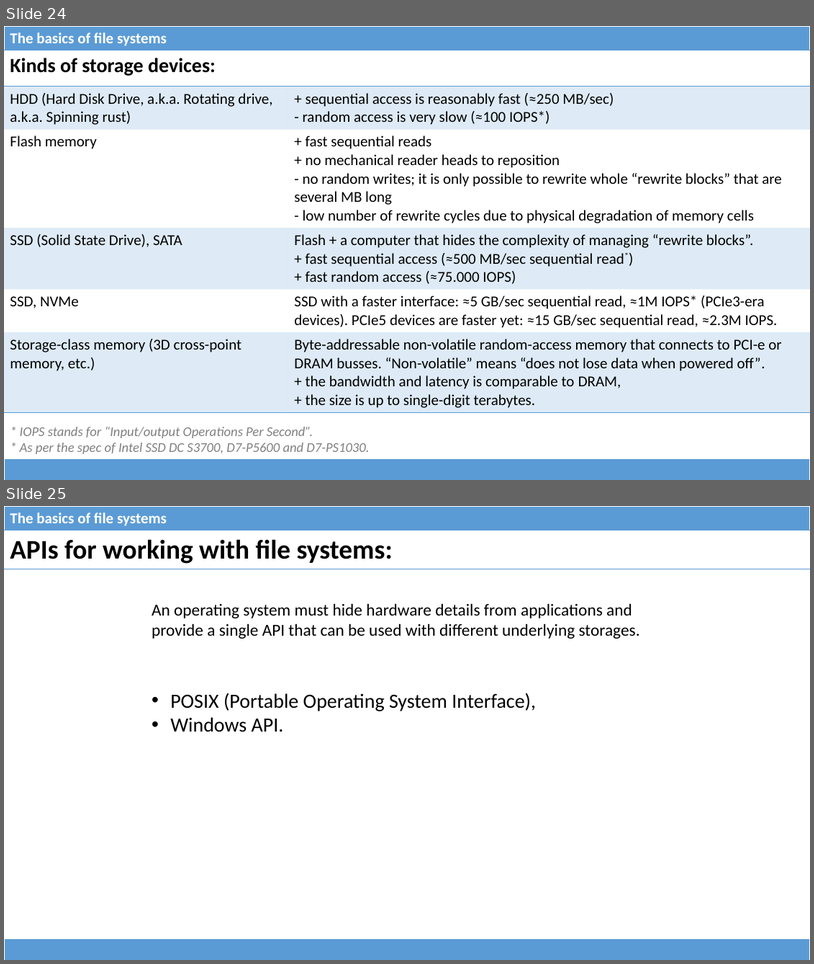
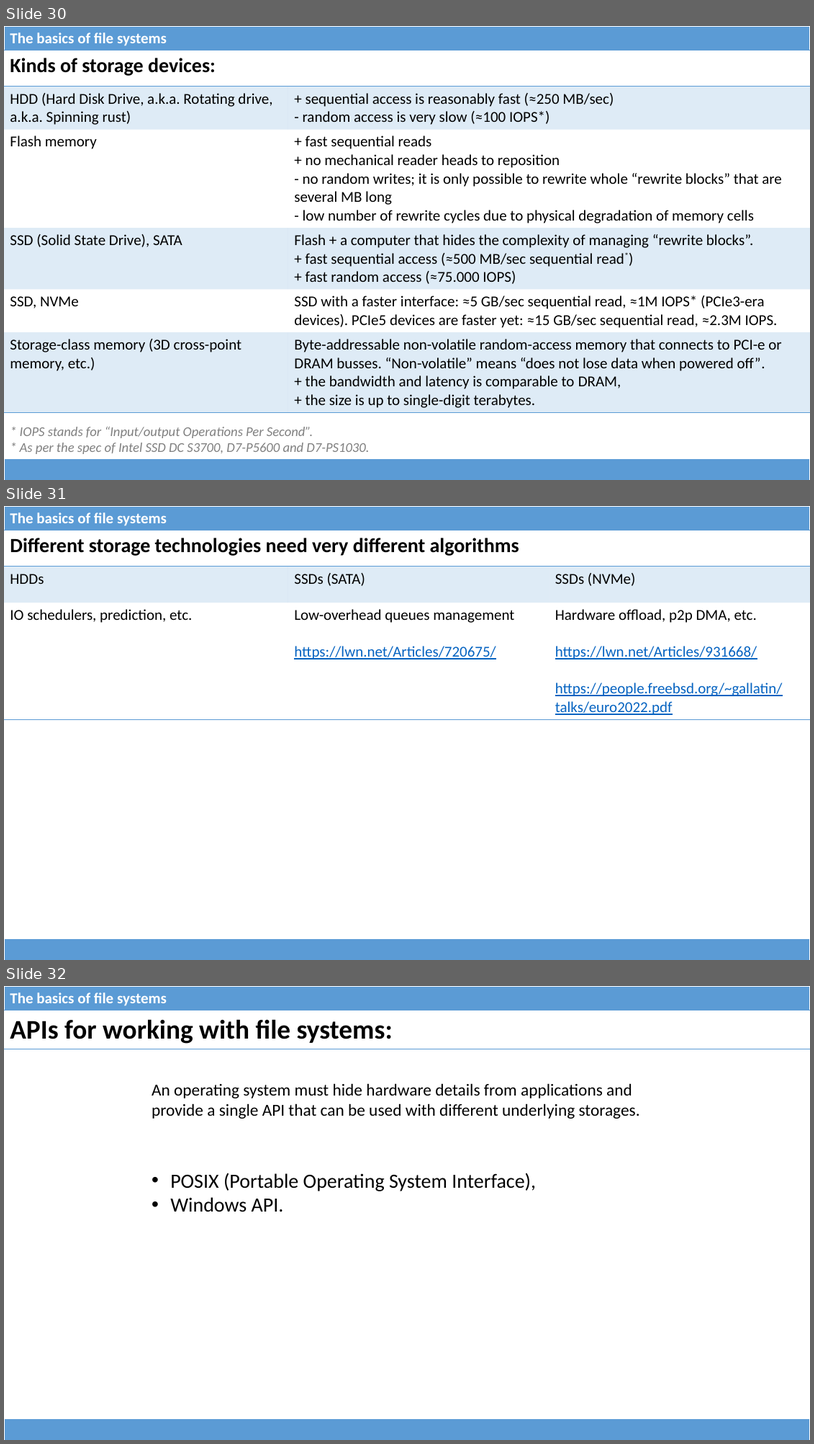
Before and after one commit to dominiquelefevre/filesystems-101-jb, a slide deck: talks/src/class00.pptx. Shown one above the other, each under a label of ours: slides 24 and 25 before the commit, slides 30, 31 and 32 after it. The pictures are 814x964 and 814x1444 pixels, drawn with LibreOffice and Linux fonts; fonts in the diff are those of the drawing. Boxes give left, top, right and bottom in pixels: in the first picture for what was removed or moved away, otherwise in the second. Text is boxed around its words. In the diff, an @@ line names an element or a change of style, - is before the commit and + after.

Commit message:
class00: improved.
1. A better slide about the change of r&d topics from IO schedulers
   to low-overhead queue managers to hw offload and p2p DMA.

2. A slide about "Programming as Theory Building".

```diff
--- a/talks/src/class00.pptx
+++ b/talks/src/class00.pptx
@@ slide 31 added at [4, 506, 810, 960], background #FFFFFF @@
@@ table added at [4, 506, 810, 530], 1 rows, 1 columns @@
+The basics of file systems
@@ table added at [4, 530, 810, 718], 3 rows, 3 columns @@
+Different storage technologies need very different algorithms |  | 
+HDDs | SSDs (SATA) | SSDs (NVMe)
+IO schedulers, prediction, etc. | Low-overhead queues management / https://lwn.net/Articles/720675/ | Hardware offload, p2p DMA, etc. / https://lwn.net/Articles/931668/ / https://people.freebsd.org/~gallatin/talks/euro2022.pdf
@@ table added at [4, 938, 810, 960], 1 rows, 1 columns @@
+
@@ what was slide 24 is now slide 30 @@
@@ what was slide 25 is now slide 32 @@
```
Also in this commit, not shown: 2 slides changed, 7 other slides added, 1 slide removed, 1 other file.
